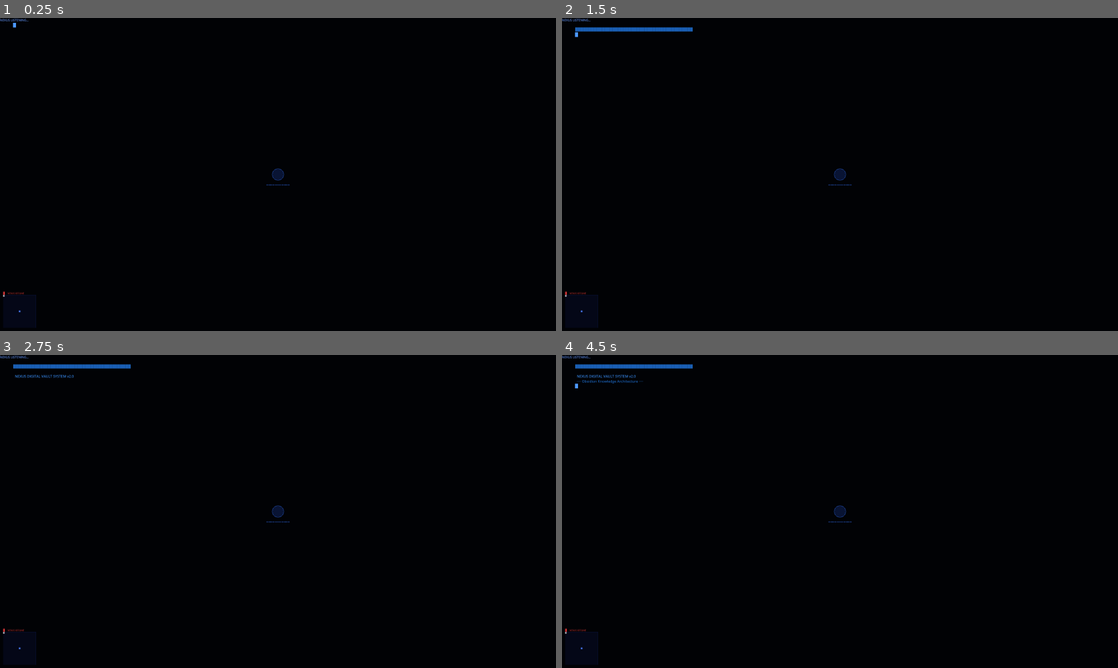
Above: before the commit, frames 1-4 (two rows, left to right).
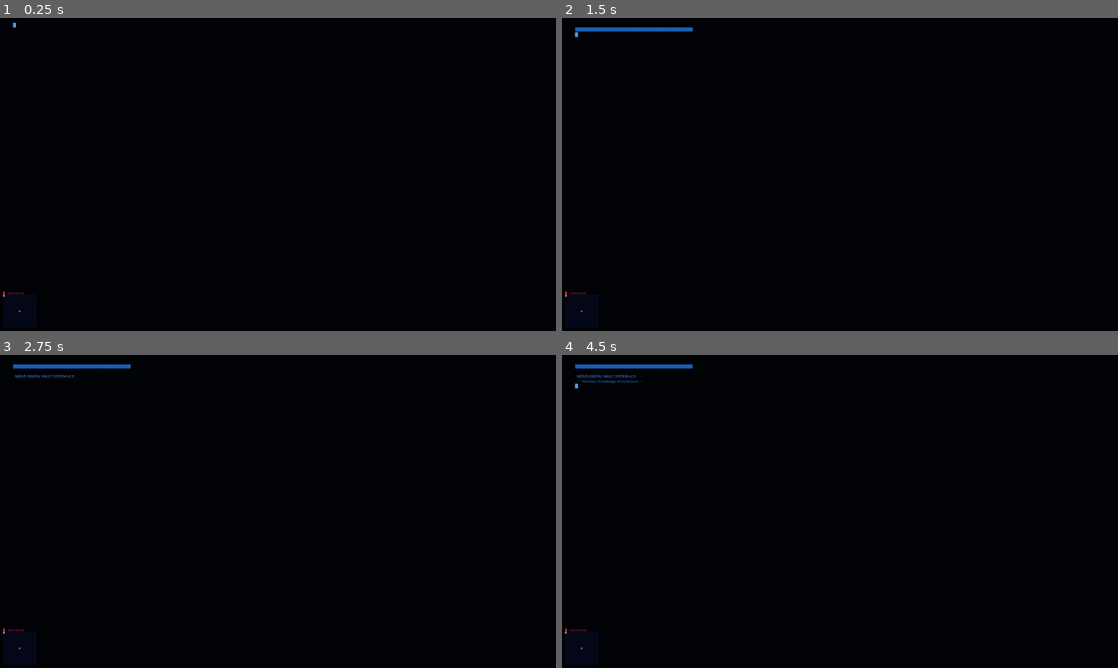
Above: after the commit, the same moments.

Repository: digitalghost404/obsidian-nexus
Game: Godot game, scene res://boot_sequence.tscn
Same seed, same stepped clock (60 frames per second), same inputs: the game is played once before the commit and once after it. Sound files missing from this copy of the repository are replaced by a short silence.
Inputs (mouse positions are in pixels of both pictures, inside the frame that each line leads up to):
- Up to frame 1 (0.25 s): no input
- Up to frame 2 (1.5 s): tap Enter at 0.5 s; move the mouse to (962, 158) at 0.52 s; hold D 0.53-1.25 s; tap T at 0.6 s; click (962, 158) at 0.67 s; click "OK" at 1.25 s
- Up to frame 3 (2.75 s): tap Space at 2 s; move the mouse to (250, 511) at 2.02 s; hold W from 2.03 s (still down); tap V at 2.1 s
- Up to frame 4 (4.5 s): tap Enter at 2.75 s; move the mouse to (851, 505) at 2.77 s; tap N at 2.85 s; release W at 3.5 s; click (840, 508) at 3.52 s; type "12" at 3.6 s; click "OK" at 4.25 s

The runs differ from the first frame. In frame 1, 0.1% of the frame differs, in the area x 0-53%, y 0-54%; in frame 2, 0.1%; in frame 3, 0.1%; in frame 4, 0.1%.
Error before the commit: Invalid access to property or key 'recording_level' on a base object of type 'Nil'. (res://ui/listening_indicator.gd:38)

Commit message:
fix: enable audio input in project settings, defer mic_recorder signal connection

Diff:
--- a/project.godot
+++ b/project.godot
@@ -28,6 +28,10 @@
 NexusAIConfig="*res://autoloads/nexus_ai_config.gd"
 NexusAI="*res://autoloads/nexus_ai.gd"
 
+[audio]
+
+driver/enable_input=true
+
 [rendering]
 
 renderer/rendering_method="forward_plus"
--- a/ui/listening_indicator.gd
+++ b/ui/listening_indicator.gd
@@ -32,12 +32,20 @@
 	_label.horizontal_alignment = HORIZONTAL_ALIGNMENT_CENTER
 	add_child(_label)
 
-	# Connect to NexusAI
+	# Connect to NexusAI (deferred — mic_recorder may not exist yet)
 	if NexusAI:
 		NexusAI.state_changed.connect(_on_state_changed)
-		NexusAI.mic_recorder.recording_level.connect(_on_recording_level)
+		if NexusAI.mic_recorder:
+			NexusAI.mic_recorder.recording_level.connect(_on_recording_level)
+		else:
+			# Connect after NexusAI finishes setup
+			call_deferred("_connect_mic_recorder")
 
 	hide()
+
+func _connect_mic_recorder() -> void:
+	if NexusAI and NexusAI.mic_recorder:
+		NexusAI.mic_recorder.recording_level.connect(_on_recording_level)
 
 func _on_state_changed(new_state: NexusAI.State) -> void:
 	if new_state == NexusAI.State.LISTENING:
